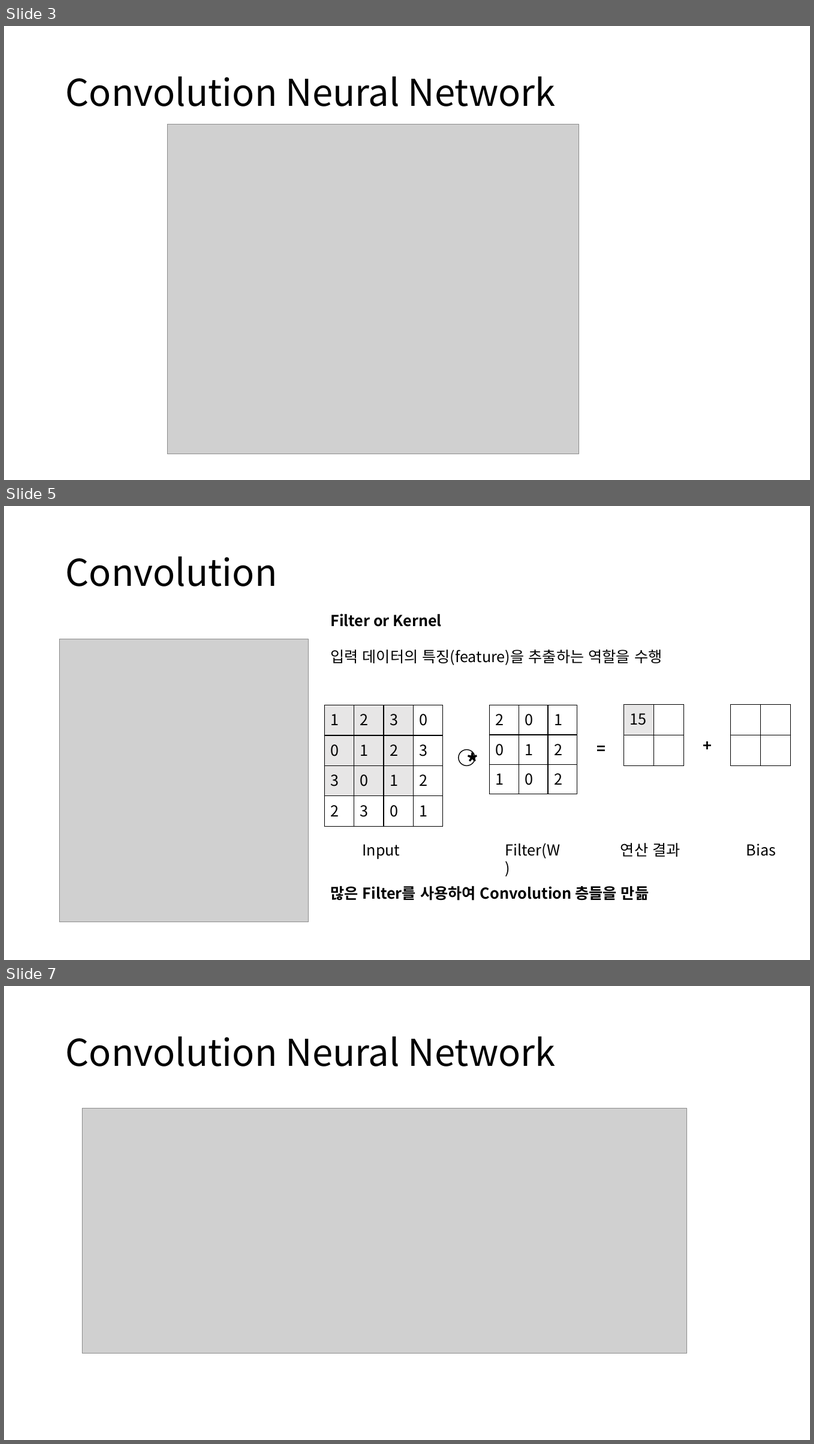
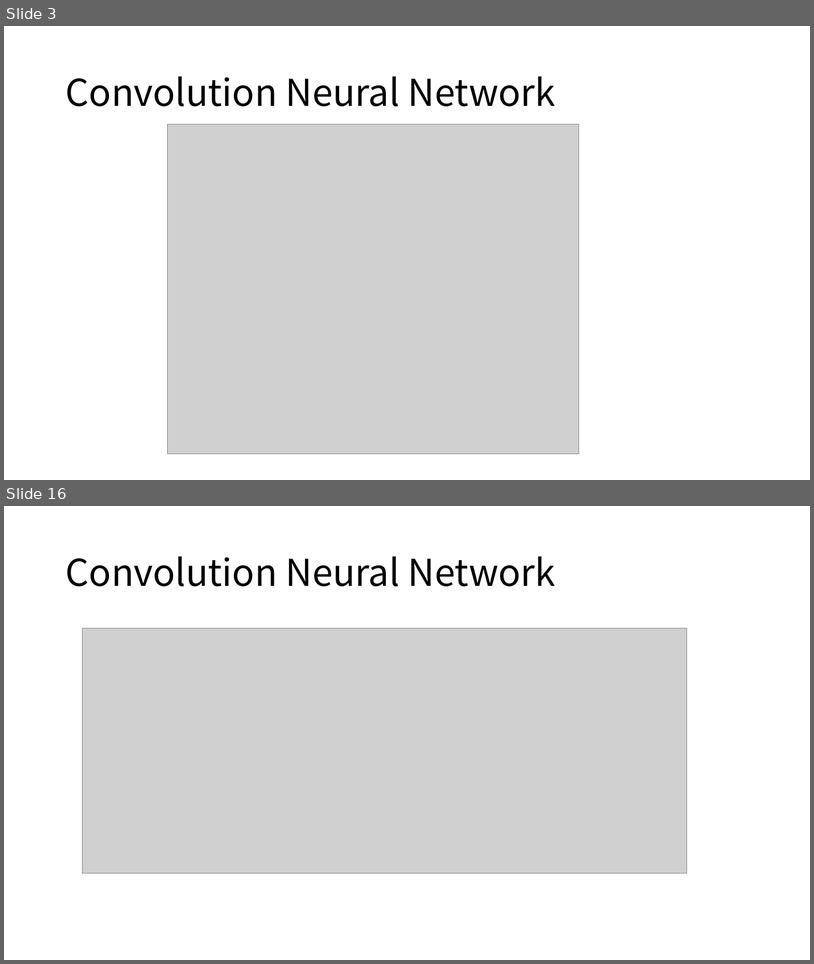
Before and after one commit to hahyeonsook/ai, a slide deck: lab/발표자료/reCNNs(2)_190723.pptx. Shown one above the other, each under a label of ours: slides 3, 5 and 7 before the commit, slides 3 and 16 after it; the slides between them are not shown. The pictures are 814x1444 and 814x964 pixels, drawn with LibreOffice and Linux fonts; fonts in the diff are those of the drawing; grey boxes stand for pictures. Boxes give left, top, right and bottom in pixels: in the first picture for what was removed or moved away, otherwise in the second. Text is boxed around its words. In the diff, an @@ line names an element or a change of style, - is before the commit and + after.

```diff
--- a/lab/발표자료/reCNNs(2)_190723.pptx
+++ b/lab/발표자료/reCNNs(2)_190723.pptx
@@ slide 5 removed at box(4, 506, 810, 960), background #FFFFFF @@
@@ title removed at box(65, 556, 277, 586) @@
-Convolution
@@ text removed at box(330, 613, 662, 665) @@
-Filter or Kernel
-입력 데이터의 특징(feature)을 추출하는 역할을 수행
@@ picture removed at box(60, 639, 308, 922) @@
@@ table removed at box(324, 705, 443, 826), 4 rows, 4 columns @@
-1 | 2 | 3 | 0
-0 | 1 | 2 | 3
-3 | 0 | 1 | 2
-2 | 3 | 0 | 1
@@ table removed at box(490, 705, 577, 794), 3 rows, 3 columns @@
-2 | 0 | 1
-0 | 1 | 2
-1 | 0 | 2
@@ table removed at box(624, 705, 684, 766), 2 rows, 2 columns @@
-15 | 
- | 
@@ table removed at box(731, 705, 792, 766), 2 rows, 2 columns @@
- | 
- | 
@@ text removed at box(591, 736, 612, 760) @@
-=
@@ text removed at box(698, 733, 720, 757) @@
-+
@@ ellipse removed at box(459, 749, 475, 766) @@
-*
@@ text removed at box(362, 844, 400, 859) @@
-Input
@@ text removed at box(506, 843, 560, 858) @@
-Filter(W)
@@ text removed at box(621, 843, 680, 856) @@
-연산 결과
@@ text removed at box(747, 843, 776, 856) @@
-Bias
@@ text removed at box(330, 886, 649, 900) @@
-많은 Filter를 사용하여 Convolution 층들을 만듦
@@ what was slide 7 is now slide 16 @@
```
Also in this commit, not shown: 2 slides changed, 18 slides added, 10 other slides removed, 1 other file.
